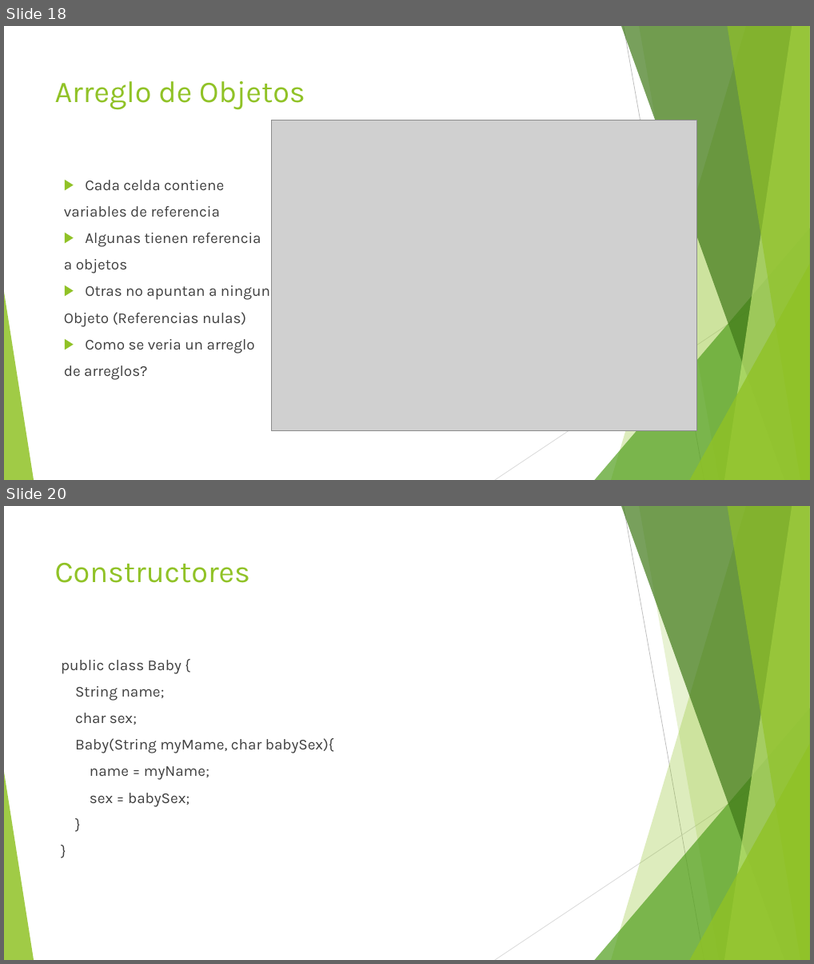
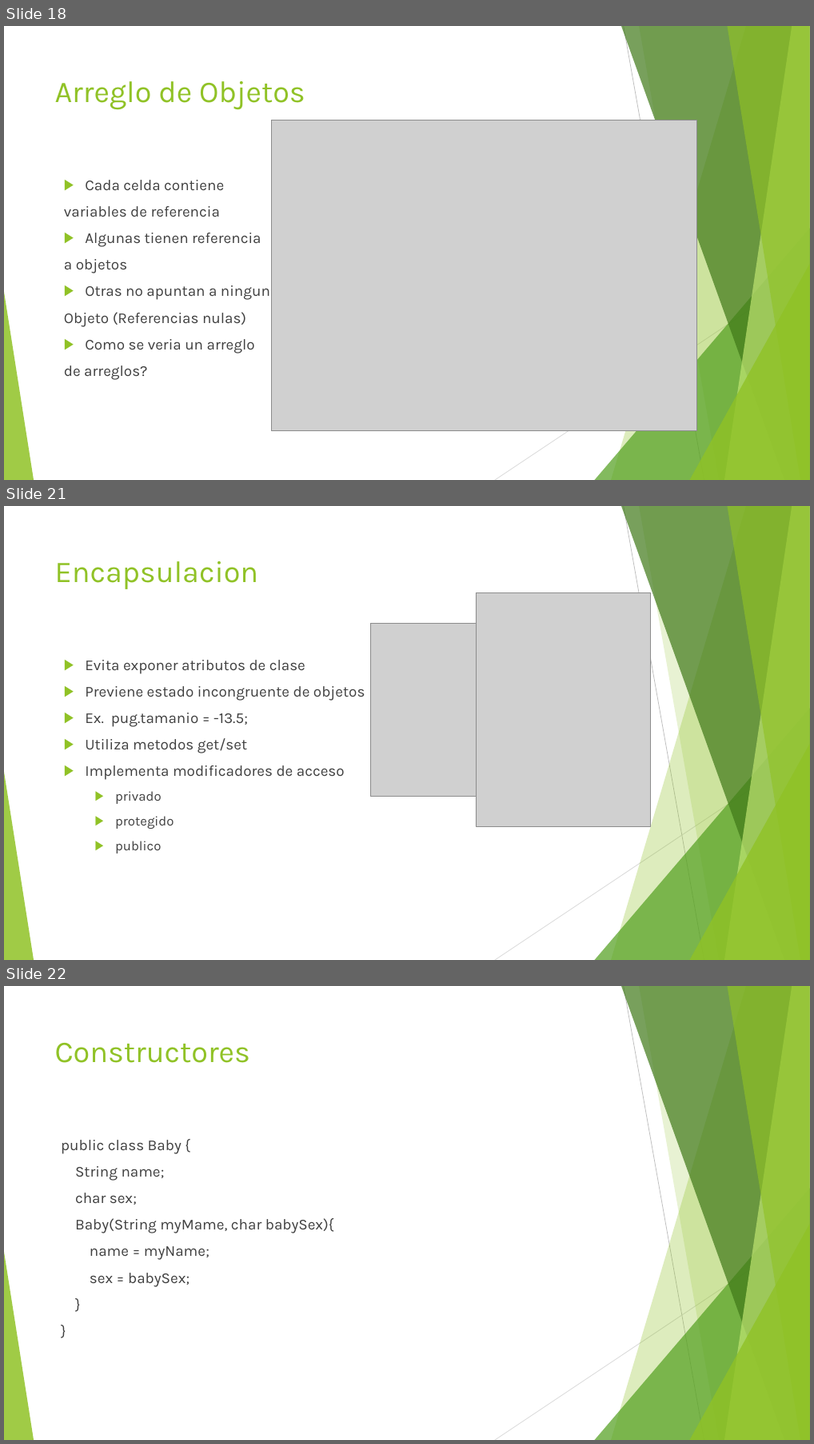
Before and after one commit to jomarnavarro/javaOoBasico, a slide deck: slides/Selenium, Module3.pptx. Shown one above the other, each under a label of ours: slides 18 and 20 before the commit, slides 18, 21 and 22 after it; the slides between them are not shown. The pictures are 814x964 and 814x1444 pixels, drawn with LibreOffice and Linux fonts; fonts in the diff are those of the drawing; grey boxes stand for pictures. Boxes give left, top, right and bottom in pixels: in the first picture for what was removed or moved away, otherwise in the second. Text is boxed around its words. In the diff, an @@ line names an element or a change of style, - is before the commit and + after.

```diff
--- a/slides/Selenium, Module3.pptx
+++ b/slides/Selenium, Module3.pptx
@@ slide 21 added at box(4, 506, 810, 960), background #FFFFFF; not listed: 10 template elements that a slide beside it also shows @@
@@ title added at box(55, 561, 259, 589), 36 pt, text #90C226 @@
+Encapsulacion
@@ picture added at box(476, 592, 650, 827) @@
@@ picture added at box(371, 623, 486, 796) @@
@@ text added at box(85, 660, 365, 853), 18 pt, text #3F3F3F @@
+▶ Evita exponer atributos de clase
+▶ Previene estado incongruente de objetos
+▶ Ex. pug.tamanio = -13.5;
+▶ Utiliza metodos get/set
+▶ Implementa modificadores de acceso
+  ▶ privado
+  ▶ protegido
+  ▶ publico
@@ what was slide 20 is now slide 22 @@
```
Also in this commit, not shown: 2 slides changed, 1 other slide added, 4 other files.
